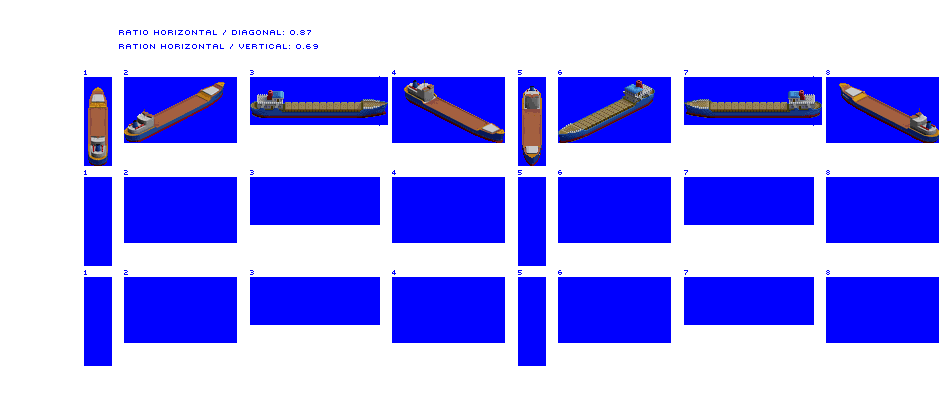
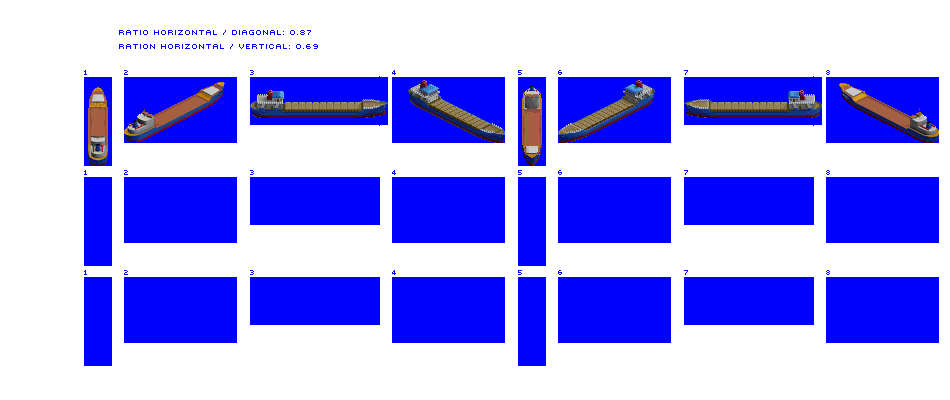
The second 950x400 image is a revision of the first. Changes to its layers:
painted on "Coaster" over [404, 80, 505, 143]
